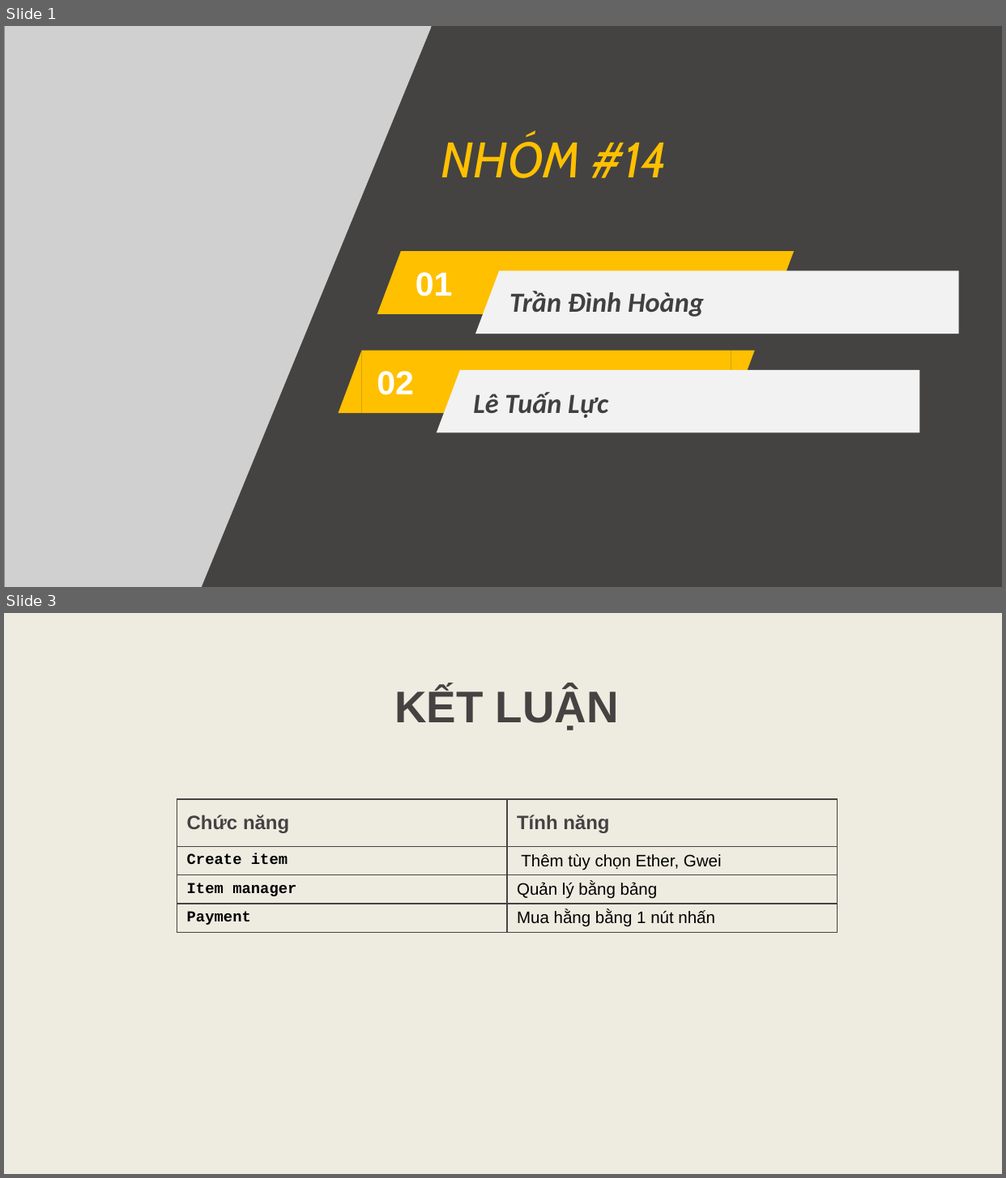
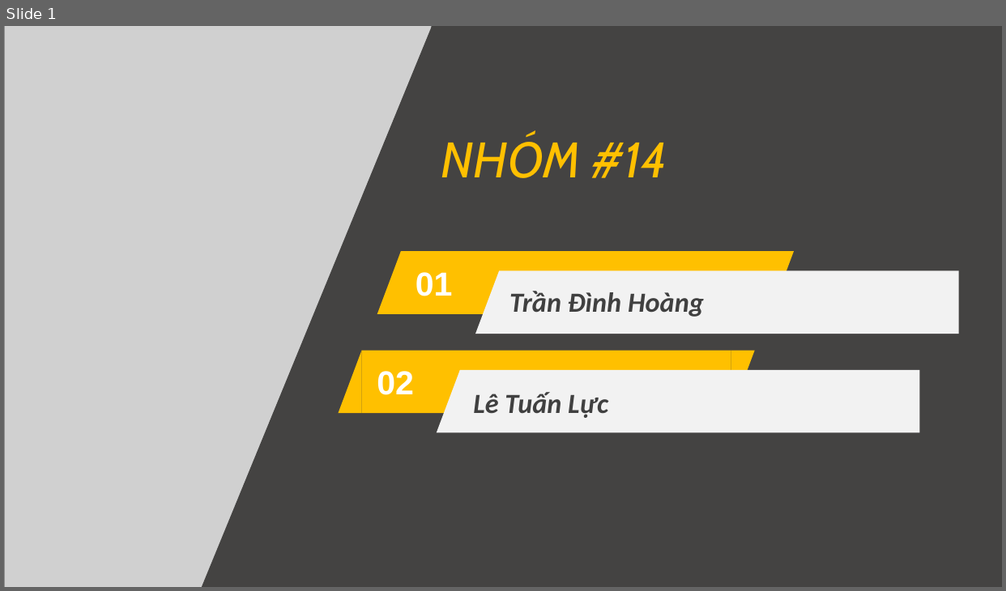
Before and after one commit to tommy725/flutter-nft-marketplace, a slide deck: Blockchain1.pptx. Shown one above the other, each under a label of ours: slides 1 and 3 before the commit, slide 1 after it; the slides between them are not shown. The pictures are 1006x1178 and 1006x591 pixels, drawn with LibreOffice and Linux fonts; fonts in the diff are those of the drawing; grey boxes stand for pictures; background and template pictures are left out. Boxes give left, top, right and bottom in pixels: in the first picture for what was removed or moved away, otherwise in the second. Text is boxed around its words. In the diff, an @@ line names an element or a change of style, - is before the commit and + after.

Commit message:
cancel and resale item

```diff
--- a/Blockchain1.pptx
+++ b/Blockchain1.pptx
@@ slide 3 removed at (4,613,1002,1174), background #EEECE1 @@
@@ text removed at (394,688,619,730) @@
-KẾT LUẬN
@@ table removed at (177,799,837,936), 4 rows, 2 columns @@
-Chức năng | Tính năng
-Create item | Thêm tùy chọn Ether, Gwei
-Item manager | Quản lý bằng bảng
-Payment | Mua hằng bằng 1 nút nhấn
```
Also in this commit, not shown: 2 slides added, 1 other slide removed, 4 other files.
